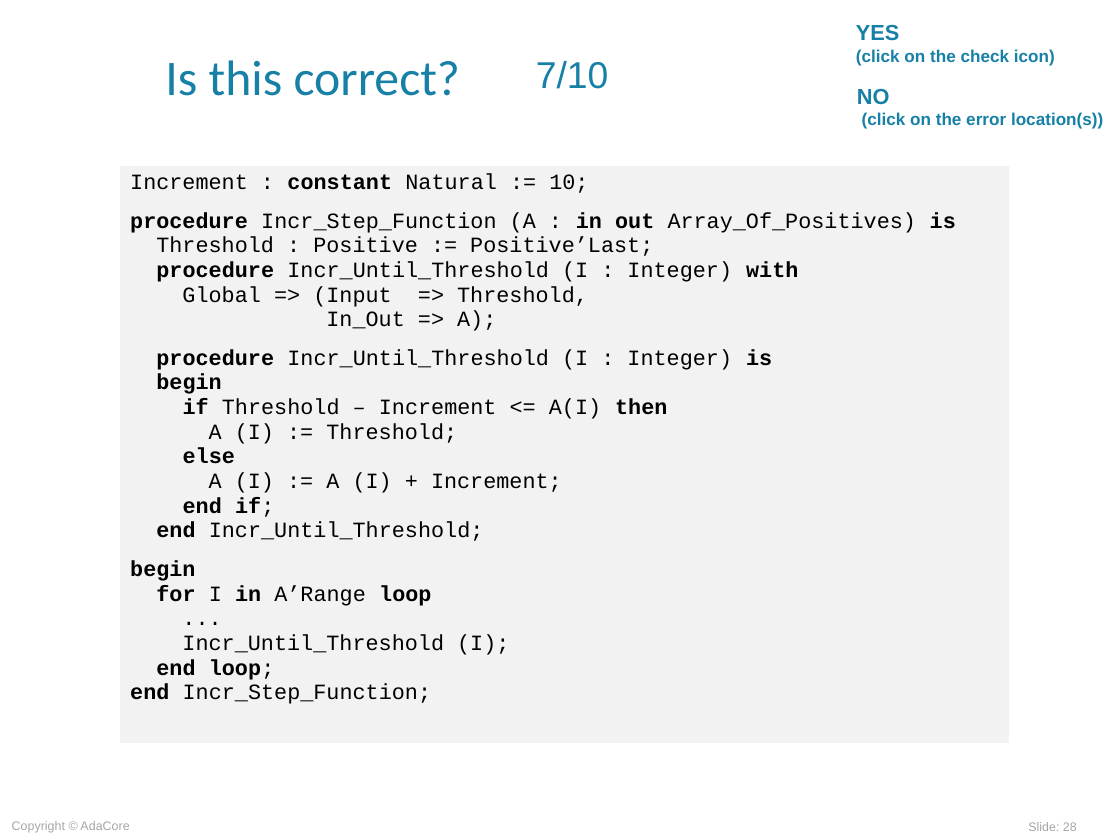
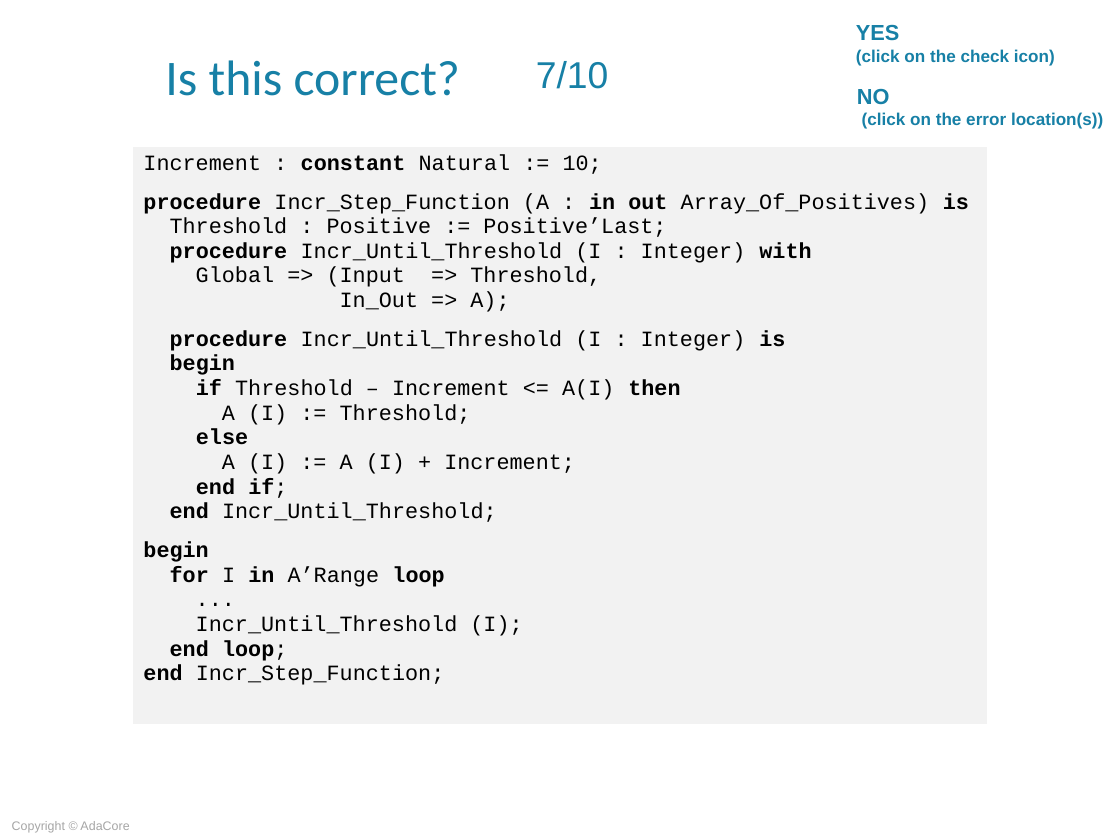
Before and after one commit to AdaCoreU/Courses, a slide deck: slide 28 of lectures/06_SPARK_2014/02_Flow_Analysis/Slides/02_Flow_Analysis.ppt. Drawn at 1120x840 pixels with LibreOffice and Linux fonts; fonts in the diff are those of the drawing; background and template pictures are left out. Boxes give left, top, right and bottom in pixels: in the first picture for what was removed or moved away, otherwise in the second. Text is boxed around its words. In the diff, an @@ line names an element or a change of style, - is before the commit and + after.

```diff
--- a/lectures/06_SPARK_2014/02_Flow_Analysis/Slides/02_Flow_Analysis.ppt
+++ b/lectures/06_SPARK_2014/02_Flow_Analysis/Slides/02_Flow_Analysis.ppt
@@ table: place and size @@
-table at (119,166,1009,744)
+table at (132,147,988,725)
@@ page number removed at (1028,822,1077,831) @@
-Slide: 28
```
Also in this commit, not shown: 33 other slides changed, 2 slides added, 2 slides removed, 1 other file.
